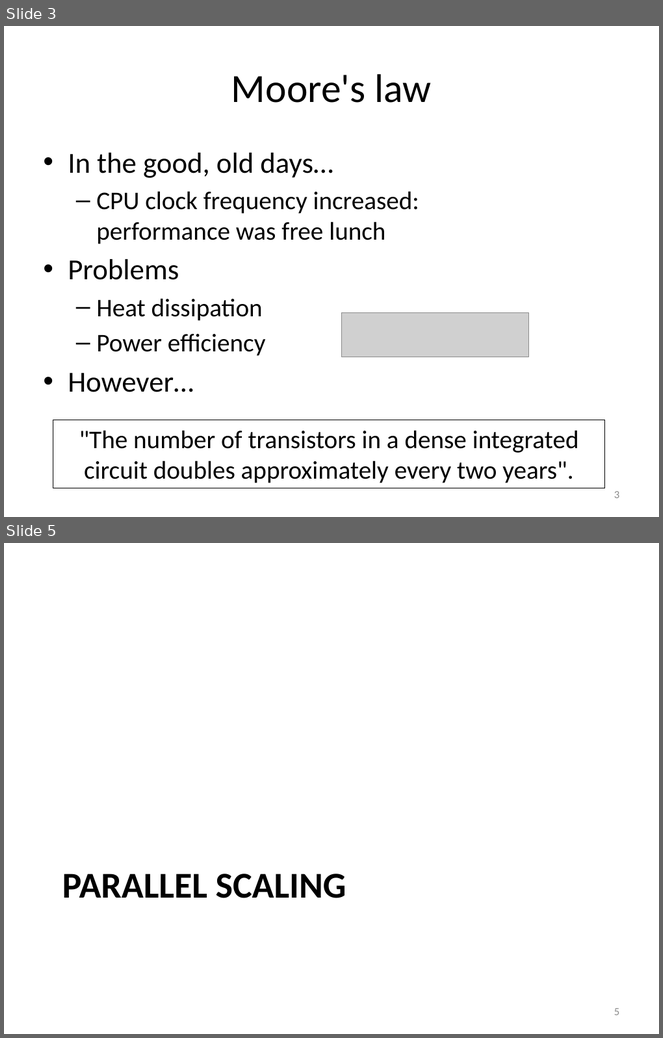
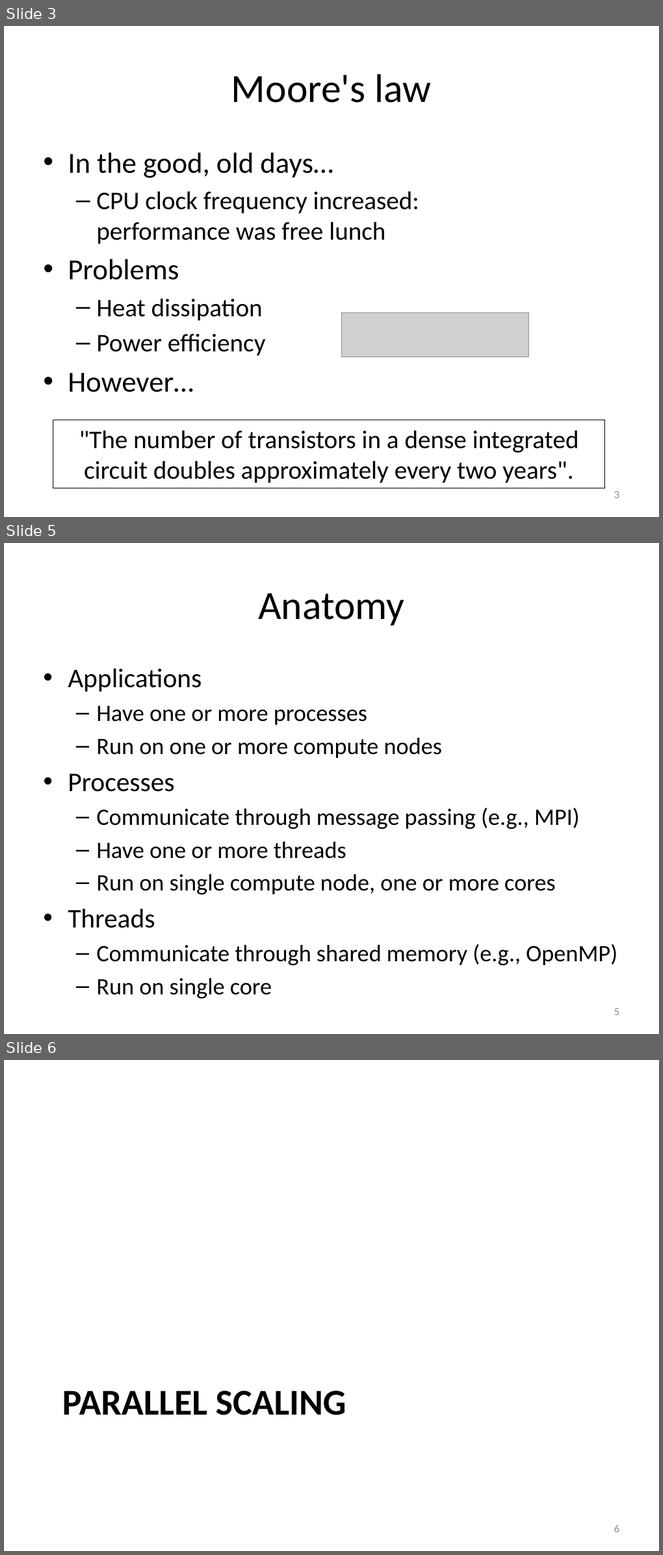
Before and after one commit to gjbex/training-material, a slide deck: Optimization/hpc_efficiency.pptx. Shown one above the other, each under a label of ours: slides 3 and 5 before the commit, slides 3, 5 and 6 after it; the slides between them are not shown. The pictures are 663x1038 and 663x1555 pixels, drawn with LibreOffice and Linux fonts; fonts in the diff are those of the drawing; grey boxes stand for pictures. Boxes give left, top, right and bottom in pixels: in the first picture for what was removed or moved away, otherwise in the second. Text is boxed around its words. In the diff, an @@ line names an element or a change of style, - is before the commit and + after.

```diff
--- a/Optimization/hpc_efficiency.pptx
+++ b/Optimization/hpc_efficiency.pptx
@@ slide 5 added at <box>4,543,659,1034</box>, background #FFFFFF @@
@@ title added at <box>258,593,404,626</box>, 44 pt, text #000000 @@
+Anatomy
@@ text added at <box>68,668,618,966</box>, 25.9 pt, text #000000 @@
+• Applications
+  – Have one or more processes
+  – Run on one or more compute nodes
+• Processes
+  – Communicate through message passing (e.g., MPI)
+  – Have one or more threads
+  – Run on single compute node, one or more cores
+• Threads
+  – Communicate through shared memory (e.g., OpenMP)
+  – Run on single core
@@ page number added at <box>614,1008,620,1016</box>, 12 pt, text #8C8C8C @@
+5
@@ what was slide 5 is now slide 6 @@
@@ page number at <box>614,1525,620,1533</box>: text changed @@
-5
+6
```
Also in this commit, not shown: 5 slides changed, 5 other slides added.
